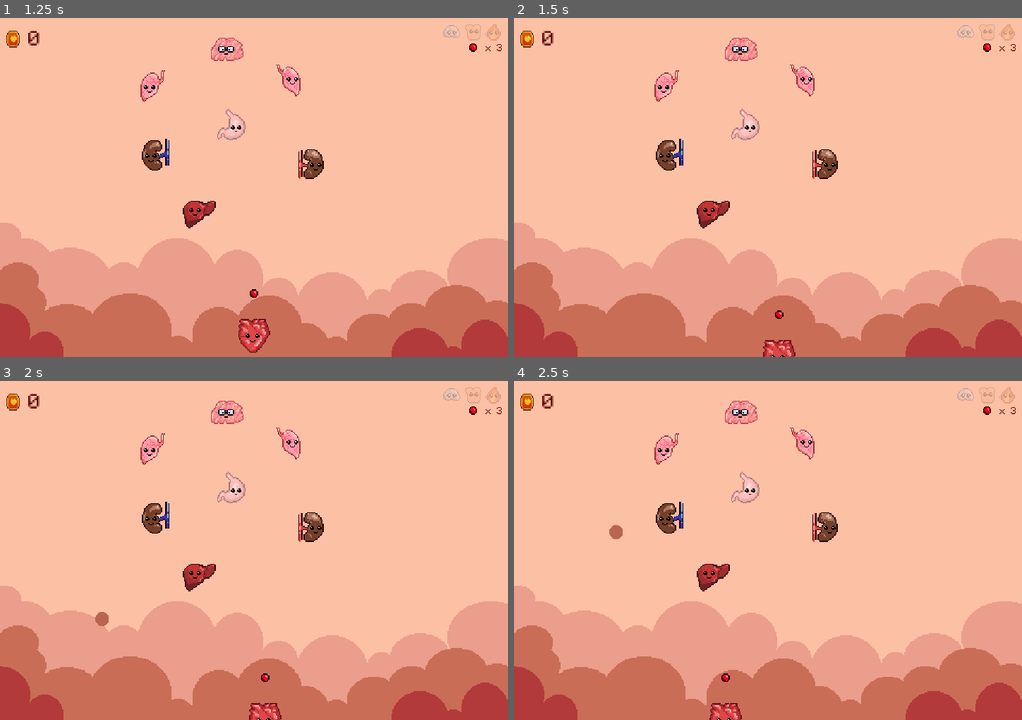
Above: before the commit, frames 1-4 (two rows, left to right).
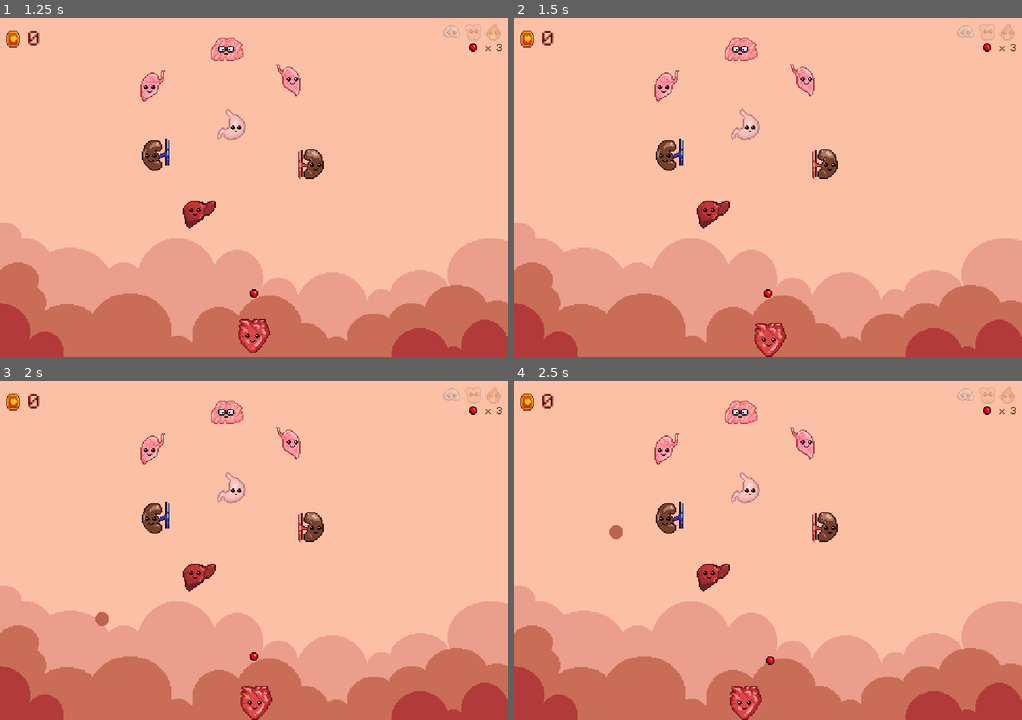
Above: after the commit, the same moments.

Repository: dmitriy-shmilo/arkabeat
Game: Godot game, scene res://screens/title/title.tscn
Two runs of this game, one before a commit and one after it. Both use one fixed random seed, a clock stepped at 60 frames per second and the inputs below. Sound files missing from this copy of the repository are replaced by a short silence.
Inputs (mouse positions are in pixels of both pictures, inside the frame that each line leads up to):
- Up to frame 1 (1.25 s): click "new game" at 0.5 s
- Up to frame 2 (1.5 s): tap Enter at 1.25 s; move the mouse to (798, 187) at 1.27 s
- Up to frame 3 (2 s): no input
- Up to frame 4 (2.5 s): move the mouse to (742, 550) at 2.02 s

Frame 1 is identical in both runs. In frame 2, 0.7% of the frame differs, in the area x 47-56%, y 80-100%; in frame 3, 0.7%; in frame 4, 0.8%, in the area x 38-52%, y 81-100%.
Error before the commit: Trying to assign value of type 'AnimatedSprite' to a variable of type 'Sprite'. (res://bat/bat.gd:6)
Error after the commit: Trying to assign value of type 'AnimatedSprite' to a variable of type 'Sprite'. (res://bat/bat.gd:9)

Commit message:
Move bat with velocity, change bat collider shape

Diff:
--- a/bat/bat.gd
+++ b/bat/bat.gd
@@ -1,5 +1,8 @@
 class_name Bat
 extends KinematicBody2D
+
+const Beat1 = preload("res://bat/beat1.wav")
+const Beat2 = preload("res://bat/beat2.wav")
 
 onready var _sprite: Sprite = $Sprite
 onready var _audio: AudioStreamPlayer = $Audio
@@ -7,10 +10,21 @@
 onready var _tween: Tween = $Tween
 onready var _animation_player: AnimationPlayer = $AnimationPlayer
 
-const Beat1 = preload("res://bat/beat1.wav")
-const Beat2 = preload("res://bat/beat2.wav")
+var desired_position
 
 var _current_beat = 1
+var _velocity = Vector2.ZERO
+
+func _ready():
+	desired_position = global_position
+
+
+func _physics_process(delta):
+	_velocity = (desired_position - global_position).normalized() * 640
+	if (desired_position - global_position).length() < 10:
+		global_position = desired_position
+	else:
+		move_and_collide(_velocity * delta)
 
 
 func _on_Projectile_collided(other):
--- a/bat/bat.tscn
+++ b/bat/bat.tscn
@@ -1,11 +1,8 @@
-[gd_scene load_steps=12 format=2]
+[gd_scene load_steps=11 format=2]
 
 [ext_resource path="res://organ/organs.png" type="Texture" id=1]
 [ext_resource path="res://bat/beat.png" type="Texture" id=2]
 [ext_resource path="res://bat/bat.gd" type="Script" id=3]
-
-[sub_resource type="CircleShape2D" id=1]
-radius = 24.0
 
 [sub_resource type="AtlasTexture" id=2]
 atlas = ExtResource( 2 )
@@ -46,18 +43,6 @@
 "update": 1,
 "values": [ Rect2( 32, 0, 32, 32 ), Rect2( 0, 0, 32, 32 ) ]
 }
-tracks/1/type = "value"
-tracks/1/path = NodePath("Collider:disabled")
-tracks/1/interp = 1
-tracks/1/loop_wrap = true
-tracks/1/imported = false
-tracks/1/enabled = true
-tracks/1/keys = {
-"times": PoolRealArray( 0, 0.4 ),
-"transitions": PoolRealArray( 1, 1 ),
-"update": 1,
-"values": [ true, false ]
-}
 
 [sub_resource type="Animation" id=8]
 resource_name = "Normal"
@@ -78,8 +63,8 @@
 position = Vector2( 163.983, 199.9 )
 script = ExtResource( 3 )
 
-[node name="Collider" type="CollisionShape2D" parent="."]
-shape = SubResource( 1 )
+[node name="Collider" type="CollisionPolygon2D" parent="."]
+polygon = PoolVector2Array( -13.794, -11.7639, -0.256805, -16.3066, 11.5541, -12.6724, 15.4608, -3.5871, 4.46758, 15.8555, -4.98119, 16.0372, -16.0653, -4.40479 )
 
 [node name="Sprite" type="Sprite" parent="."]
 texture = ExtResource( 1 )
--- a/bat/projectile.gd
+++ b/bat/projectile.gd
@@ -3,11 +3,12 @@
 
 signal collided(other)
 
-const INITIAL_SPEED = 100.0
+const INITIAL_SPEED = 150.0
 
 export (Vector2) var direction: Vector2 = Vector2.ZERO setget set_direction
 export (float) var speed: float = INITIAL_SPEED
 export (float) var max_speed: float = 500.0
+
 
 onready var _trail_particles = $TrailParticles
 
--- a/screens/main/main.gd
+++ b/screens/main/main.gd
@@ -70,7 +70,7 @@
 			get_viewport_rect().size.y)
 		position.x = clamp(_bat.position.x + event.relative.x, \
 			0, get_viewport_rect().size.x)
-		_bat.position = position
+		_bat.desired_position = position
 
 		if _state == GAME_STATE.LAUNCHING:
 			_projectile.position.x = _bat.position.x
